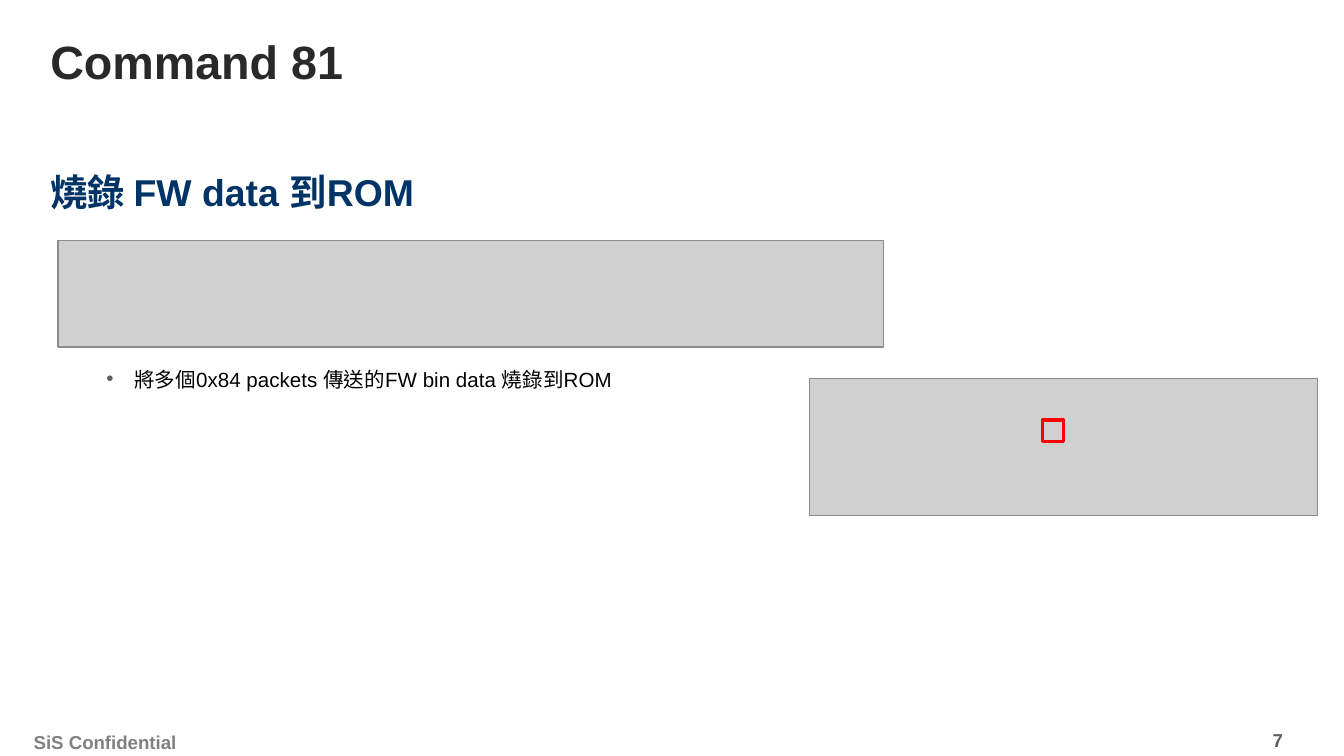
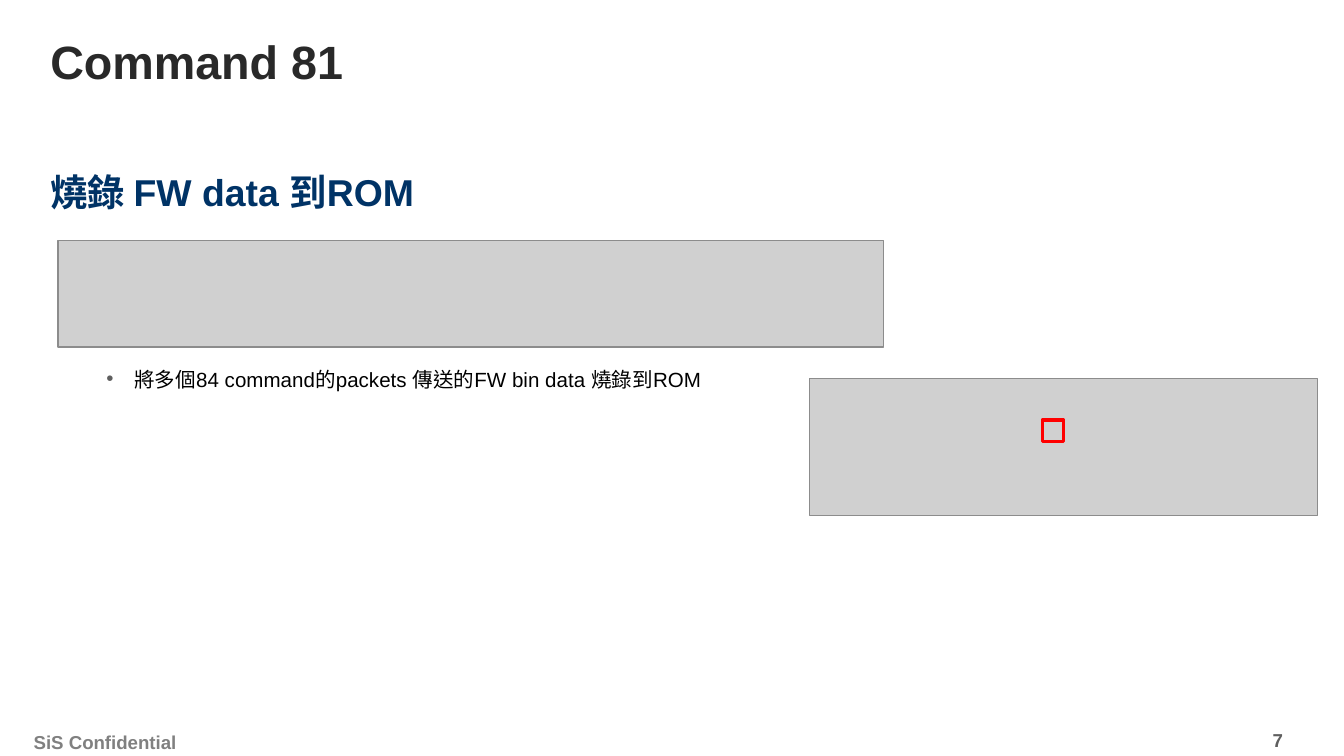
Before and after one commit to chaoban/SerialUpdateFirmwareTool, a slide deck: slide 7 of Document/SiS_I2C_Update Firmware flow_7501說明_20220518.pptx. Drawn at 1344x756 pixels with LibreOffice and Linux fonts; fonts in the diff are those of the drawing; grey boxes stand for pictures; background and template pictures are left out. Boxes give left, top, right and bottom in pixels: in the first picture for what was removed or moved away, otherwise in the second. Text is boxed around its words. In the diff, an @@ line names an element or a change of style, - is before the commit and + after.

```diff
--- a/Document/SiS_I2C_Update Firmware flow_7501說明_20220518.pptx
+++ b/Document/SiS_I2C_Update Firmware flow_7501說明_20220518.pptx
@@ text at (134,369,701,392): text changed @@
-  • 將多個0x84 packets 傳送的FW bin data 燒錄到ROM
+  • 將多個84 command的packets 傳送的FW bin data 燒錄到ROM
```
Also in this commit, not shown: 4 other slides changed, 17 other files.
